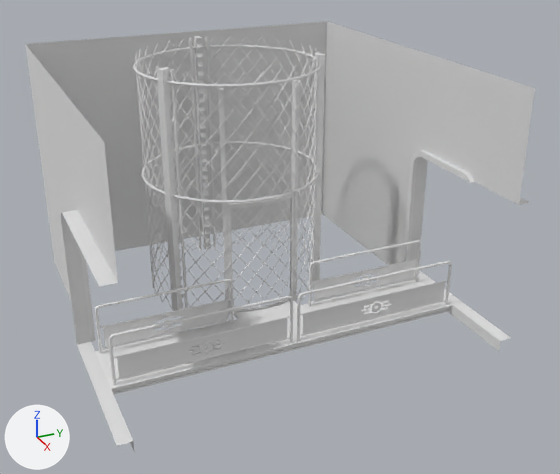
The glTF model assets/meshes/rooms/elevator_middle.glb: old version first, new version second.
Both versions are drawn from a 50 mm camera at (3.85, -0.64, 1.21) aimed at (-1.23, 1.64, -1.33). The lights are fixed; the arrows at lower left show +X, +Y and +Z. Where no turn or scale is listed for an object, it has been applied to the vertices. Vertices at the same position are counted once.
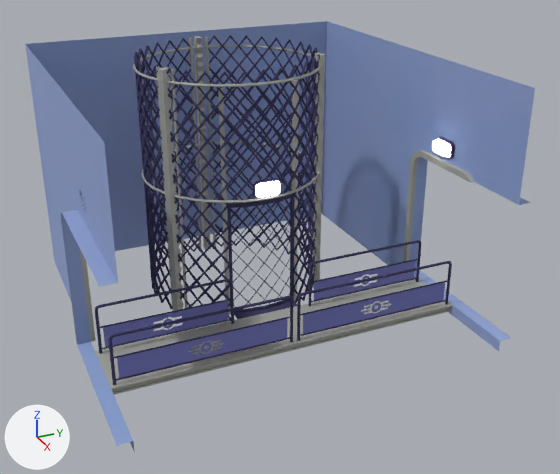
Diff of the bpy script that builds the scene:
```diff
--- a/assets/meshes/rooms/elevator_middle.glb.py
+++ b/assets/meshes/rooms/elevator_middle.glb.py
@@ mat_material @@
 mat_material = principled_material('Material')
-mat_material.base_color = (0.8, 0.8, 0.8)  # white #e7e7e7
+mat_material.texture = img_elevatorshaftbase
 mat_material.metallic = 0.25
@@ mat_material_007 @@
+mat_material_007 = principled_material('Material.007')
+mat_material_007.base_color = (0.165, 0.175, 0.491)  # blue #7174ba
@@ me_plane_007 @@
 me_plane_007.from_pydata(...)  # 92 vertices, 134 faces; spans x 0.2..1.0, y -1.4..1.4, z 0.09..1.23
+me_plane_007.materials.append(mat_material_001)  # grey #a6a7a0
@@ me_cube_001 @@
 me_cube_001.from_pydata(...)  # 972 vertices, 1620 faces; spans x -0.76..0.43, y -0.67..0.67, z 0.0..2.0
+me_cube_001.materials.append(mat_material_006)  # grey #a6a7a0
@@ me_cylinder_019 @@
-me_cylinder_019.from_pydata(...)  # 6425 vertices, 13024 faces; spans x -0.71..0.72, y -0.72..0.72, z -2.0..0.0
+me_cylinder_019.from_pydata(...)  # 13236 vertices, 27072 faces; spans x -0.72..0.72, y -0.72..0.72, z -2.01..0.01
+# me_cylinder_019 part 1: 1592 vertices moved within x -0.71..0.72, y -0.72..0.72, z -2.0..0.0; 691 vertices removed from x -0.71..0.71, y -0.72..0.72, z -2.0..-0.08; 7502 vertices added at x -0.72..0.72, y -0.72..0.72, z -2.01..0.01
+# me_cylinder_019 part 2: 467 faces spanning x -0.71..0.71, y -0.71..0.72, z -2.0..0.0 switch from no material to mat_material_002 (dark blue #37355b)
@@ me_cylinder_002 @@
 me_cylinder_002.from_pydata(...)  # 601 vertices, 1094 faces; spans x 0.625..0.704, y -0.28..0.28, z -0.451..0.501
+me_cylinder_002.materials.append(mat_material_003)  # dark blue #37355b
@@ me_nurbspath_002 @@
 me_nurbspath_002.from_pydata(...)  # 612 vertices, 888 faces; spans x -3.1..2.0, y -34.2..0.0, z -5.5..-5.2
 # used by ob_nurbspath_003; location = (-0.636, 0.123, -1.761); rotation_euler = (0.0, -1.571, 0.0), in degrees (0, -90, 0); scale = (-0.0803, -0.0803, -0.0803)
+# me_nurbspath_002 part 3: 304 faces spanning x -0.8..1.4, y -33.7..-0.6, z -5.3 switch from no material to mat_material_007 (blue #7174ba)
+# me_nurbspath_002 part 4: 584 faces spanning x -3.1..2.0, y -34.2..0.0, z -5.5..-5.2 switch from no material to mat_material_003 (dark blue #37355b)
@@ me_plane_003 @@
 me_plane_003.from_pydata(...)  # 24 vertices, 40 faces; spans x -0.25..0.25, y -1.4..1.4, z -0.04..0.01
+me_plane_003.materials.append(mat_material_006)  # grey #a6a7a0
@@ me_plane_002 @@
 me_plane_002.from_pydata(...)  # 18 vertices, 32 faces; spans x -0.175..0.253, y -0.262..0.262, z -0.007..0.007
+me_plane_002.materials.append(mat_material_003)  # dark blue #37355b
@@ me_nurbspath_001 @@
 me_nurbspath_001.from_pydata(...)  # 612 vertices, 888 faces; spans x -0.01..0.01, y 0.0..2.75, z -0.16..0.25
+# me_nurbspath_001 part 5: 304 faces spanning x 0.0, y 0.05..2.7, z -0.11..0.06 switch from no material to mat_material_007 (blue #7174ba)
+# me_nurbspath_001 part 6: 584 faces spanning x -0.01..0.01, y 0.0..2.75, z -0.16..0.25 switch from no material to mat_material_003 (dark blue #37355b)
@@ ob_cube_001 @@
+ob_cube_001 = bpy.data.objects.new('Cube.001', me_cube_002)  # 112 vertices, 220 faces; spans x -0.127..-0.03, y -0.108..0.108, z -0.065..0.065; in mat_material_003 (dark blue #37355b), mat_material_005 (white #e7e7e7)
+ob_cube_001.location = (-1.081, 1.52, -0.889)
@@ ob_cube @@
+ob_cube = bpy.data.objects.new('Cube', me_cube)  # 224 vertices, 440 faces; spans x -0.11..0.11, y -0.13..2.66, z -0.07..0.07; in mat_material_002 (dark blue #37355b), mat_material_004 (white #e7e7e7)
+ob_cube.location = (-0.875, 0.231, -0.656)
```

Where the change shows, as pixel boxes (x1, y1, x2, y2) in the pictures (560 x 474 px):
'Room', surface changed (grey to blue): (25, 21, 535, 450) in both
'Cylinder.004', reshaped: before (135, 36, 319, 319); after (134, 35, 320, 319)
'Plane.001', recoloured: (95, 279, 453, 395) in both
'Cube.003', recoloured: (156, 36, 325, 311) in both
'Door', recoloured: (227, 193, 294, 314) in both
'Plane.002', recoloured: (80, 150, 474, 341) in both
'Cube.001', added: after (253, 178, 281, 198)
'Cube', added: after (79, 137, 455, 208)
'Plane.003', recoloured (grey to blue): (234, 300, 298, 319) in both
part 1 of me_cylinder_019, built on: before (135, 36, 319, 319); after (134, 35, 320, 319)
part 2 of me_cylinder_019, recoloured: before (141, 36, 315, 295); after (158, 84, 314, 272)
part 3 of me_nurbspath_002, recoloured (grey to blue): (103, 261, 415, 347) in both
part 4 of me_nurbspath_002, recoloured (grey to blue): (95, 240, 421, 354) in both
part 5 of me_nurbspath_001, recoloured (grey to blue): (117, 282, 445, 378) in both
part 6 of me_nurbspath_001, recoloured (grey to blue): (108, 261, 452, 385) in both
